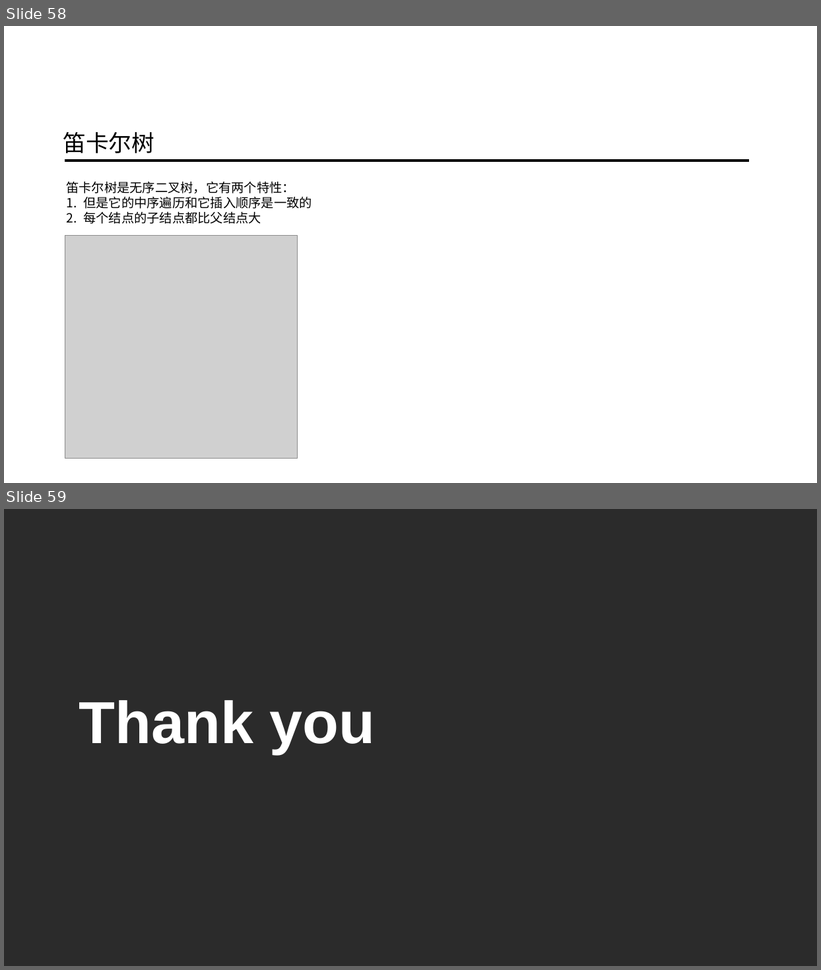
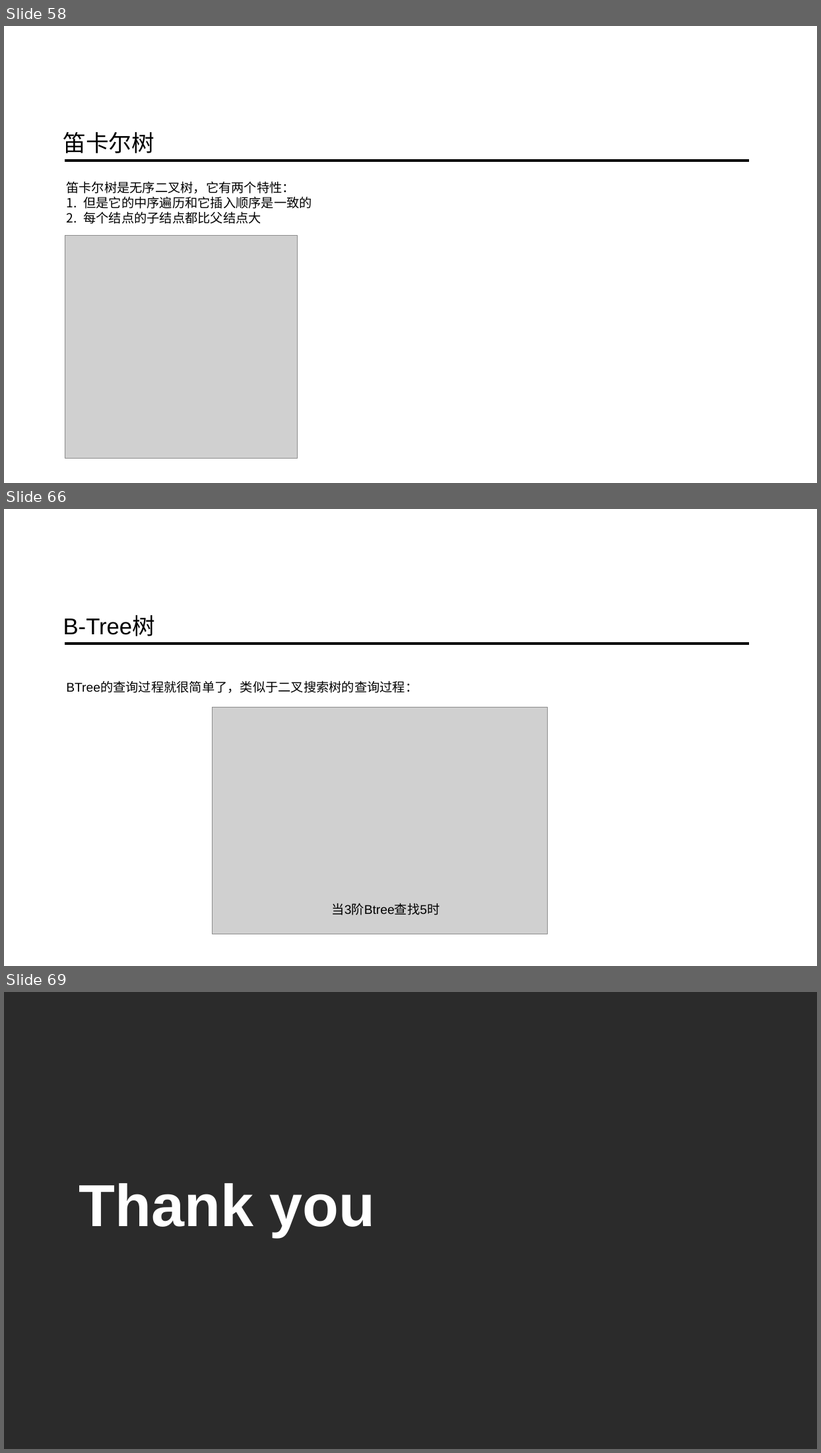
Before and after one commit to ainilili/data-structure-trees-demo, a slide deck: 数据结构之树.pptx. Shown one above the other, each under a label of ours: slides 58 and 59 before the commit, slides 58, 66 and 69 after it; the slides between them are not shown. The pictures are 821x970 and 821x1453 pixels, drawn with LibreOffice and Linux fonts; fonts in the diff are those of the drawing; grey boxes stand for pictures; background and template pictures are left out; a plain dark background stands for a picture behind light text. Boxes give left, top, right and bottom in pixels: in the first picture for what was removed or moved away, otherwise in the second. Text is boxed around its words. In the diff, an @@ line names an element or a change of style, - is before the commit and + after.

```diff
--- a/数据结构之树.pptx
+++ b/数据结构之树.pptx
@@ slide 66 added at (x1=4, y1=509, x2=817, y2=966), background picture (left out) @@
@@ text added at (x1=63, y1=616, x2=155, y2=636), 54 pt, text #000000 @@
+B-Tree树
@@ line added from (65, 644) to (749, 644), #000000 6.5 pt @@
@@ text added at (x1=66, y1=682, x2=418, y2=693), 30 pt, text #000000 @@
+BTree的查询过程就很简单了，类似于二叉搜索树的查询过程：
@@ picture added at (x1=212, y1=707, x2=547, y2=934) @@
@@ text added at (x1=332, y1=904, x2=440, y2=916), 30 pt, text #000000 @@
+当3阶Btree查找5时
@@ what was slide 59 is now slide 69 @@
```
Also in this commit, not shown: 1 slide changed, 9 other slides added.
